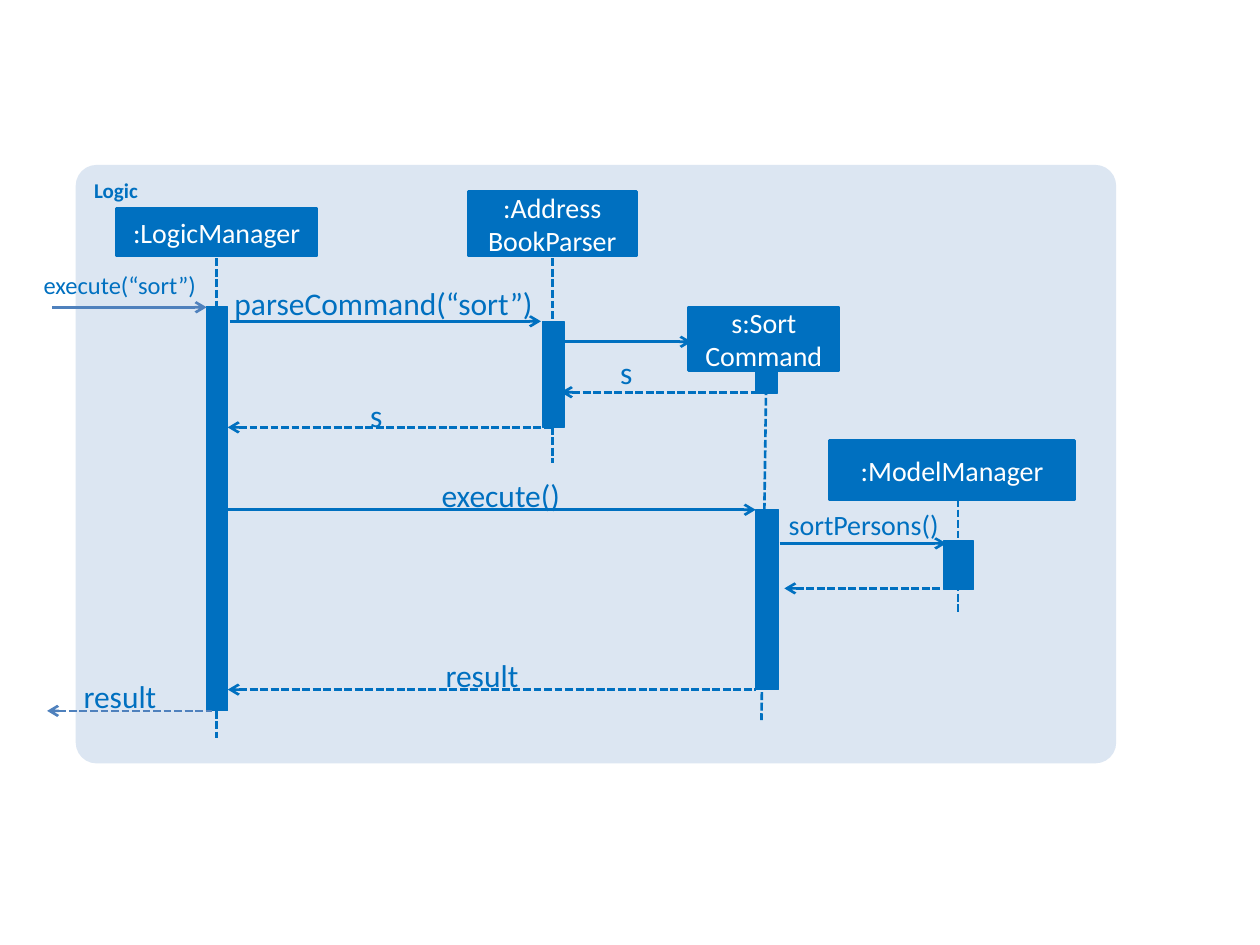
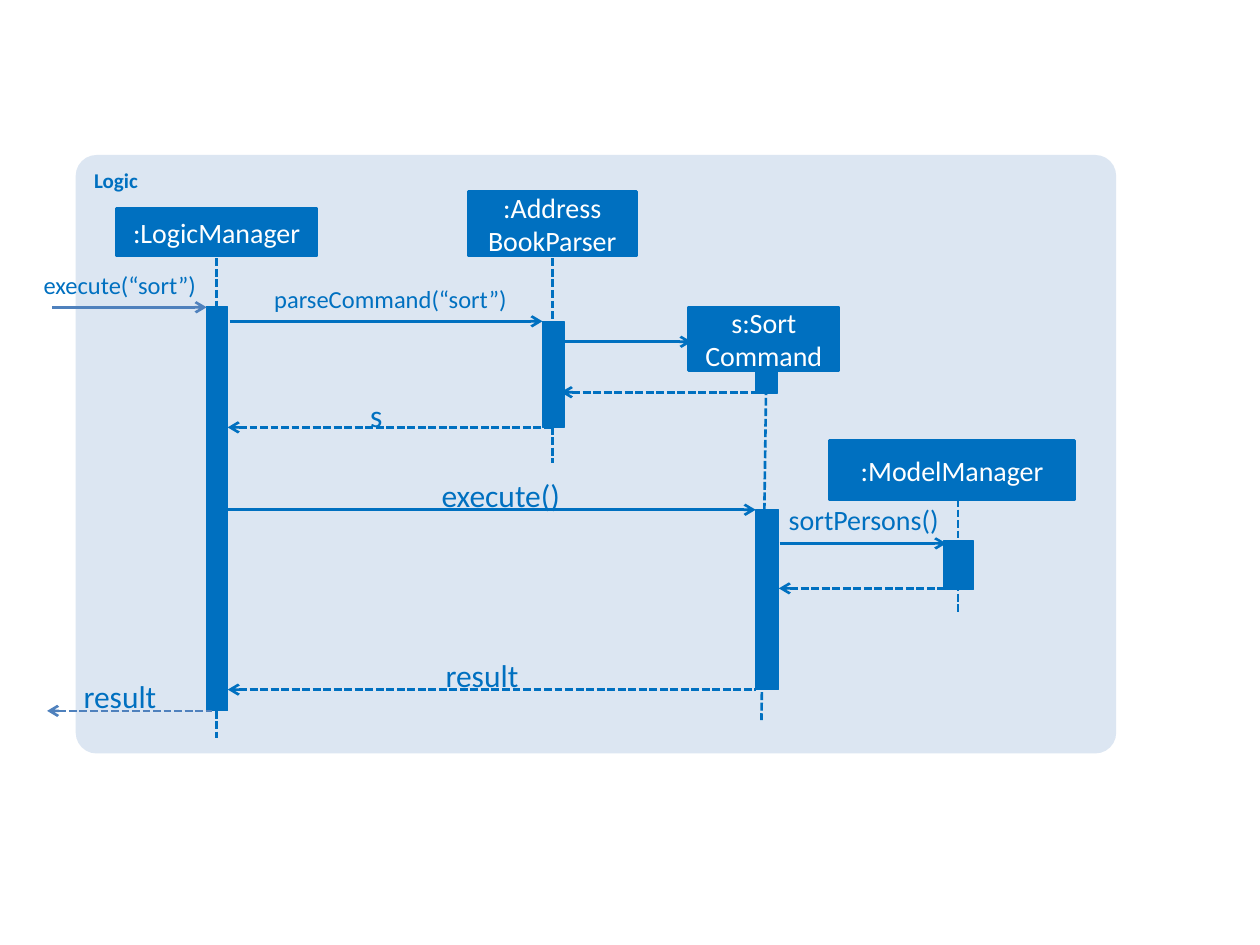
Before and after one commit to x3tsunayh/main, a slide deck: slide 1 of docs/diagrams/SortingSequenceDiagram.pptx. Drawn at 1260x945 pixels with LibreOffice and Linux fonts; fonts in the diff are those of the drawing. Boxes give left, top, right and bottom in pixels: in the first picture for what was removed or moved away, otherwise in the second. Text is boxed around its words. In the diff, an @@ line names an element or a change of style, - is before the commit and + after.

```diff
--- a/docs/diagrams/SortingSequenceDiagram.pptx
+++ b/docs/diagrams/SortingSequenceDiagram.pptx
@@ rounded rectangle "Logic": place and size @@
-rounded rectangle "Logic" at box(76, 165, 1116, 764)
+rounded rectangle "Logic" at box(76, 155, 1116, 753)
@@ text "parseCommand(“sort”)": place and size @@
-text "parseCommand(“sort”)" at box(234, 292, 532, 323)
+text "parseCommand(“sort”)" at box(274, 290, 506, 312)
@@ text "parseCommand(“sort”)" at box(274, 290, 506, 312): size 18 to 14 pt @@
@@ text removed at box(620, 368, 632, 392) @@
-s
@@ text "sortPersons()": place and size @@
-text "sortPersons()" at box(789, 514, 939, 542)
+text "sortPersons()" at box(789, 509, 939, 534)
@@ arrow moved from (785, 588) - (940, 588) to (779, 588) - (953, 588) @@
```
Also in this commit, not shown: 15 other files.
